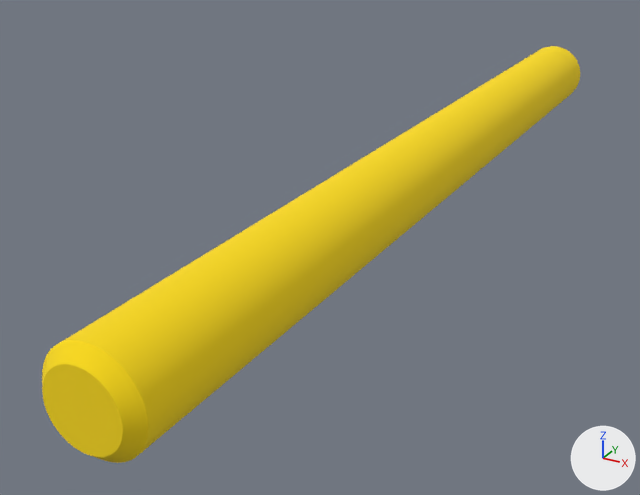
One commit to the OBJ model isaacgymenvs/assets/factory/mesh/factory_insertion/factory_round_peg_4mm_tight.obj: the scene before it, then after it.
Camera for both pictures: a 50 mm lens placed at (0.0163, -0.0655, 0.0145), pointed at (-0.0038, -0.029, -0.0038). Arrows for +X, +Y and +Z are at lower right; the lights stay in place. The first picture is the older version. Where no turn or scale is listed for an object, it has been applied to the vertices.

Before the edit, the objects in view are built like this:
```python
mat_0_980392_0_713725_0_003922_0_000000_0_000000 = principled_material('0.980392_0.713725_0.003922_0.000000_0.000000')
mat_0_980392_0_713725_0_003922_0_000000_0_000000.base_color = (0.98, 0.714, 0.00392)  # yellow #fddc0d
mat_0_980392_0_713725_0_003922_0_000000_0_000000.roughness = 1.0
me_mesh0 = bpy.data.meshes.new('mesh0')
me_mesh0.from_pydata(...)  # 145 vertices, 144 faces; spans x -0.0015..0.0015, y -0.05, z -0.0015..0.0015
me_mesh0.materials.append(mat_0_980392_0_713725_0_003922_0_000000_0_000000)  # yellow #fddc0d
me_mesh1 = bpy.data.meshes.new('mesh1')
me_mesh1.from_pydata(...)  # 288 vertices, 288 faces; spans x -0.002..0.002, y -0.05..-0.0495, z -0.002..0.002
me_mesh1.materials.append(mat_0_980392_0_713725_0_003922_0_000000_0_000000)  # yellow #fddc0d
me_mesh2 = bpy.data.meshes.new('mesh2')
me_mesh2.from_pydata(...)  # 288 vertices, 288 faces; spans x -0.002..0.002, y -0.0495..-0.0005, z -0.002..0.002
me_mesh2.materials.append(mat_0_980392_0_713725_0_003922_0_000000_0_000000)  # yellow #fddc0d
ob_mesh0 = bpy.data.objects.new('mesh0', me_mesh0)
ob_mesh0.location = (0.0, 0.0, 0.0)
ob_mesh1 = bpy.data.objects.new('mesh1', me_mesh1)
ob_mesh1.location = (0.0, 0.0, 0.0)
ob_mesh2 = bpy.data.objects.new('mesh2', me_mesh2)
ob_mesh2.location = (0.0, 0.0, 0.0)
```
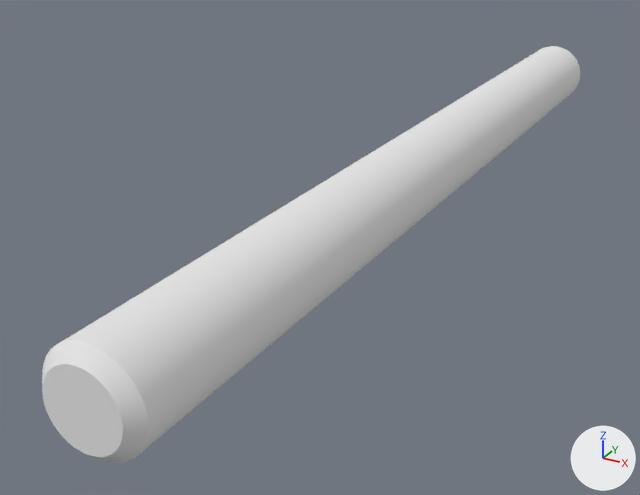
Location of each change, [x1, y1, x2, y2] in pixels of the pictures (640 x 495 px):
'mesh2', recoloured (yellow to white): [60, 46, 580, 453] in both
'mesh0', recoloured (yellow to white): [42, 364, 123, 457] in both
'mesh1', recoloured (yellow to white): [42, 340, 148, 463] in both

What the commit changed:
Material '0.980392_0.713725_0.003922_0.000000_0.000000' (mat_0_980392_0_713725_0_003922_0_000000_0_000000) changes colour from yellow #fddc0d to white #e7e7e7; in linear values from (0.98, 0.714, 0.00392) to (0.8, 0.8, 0.8).
